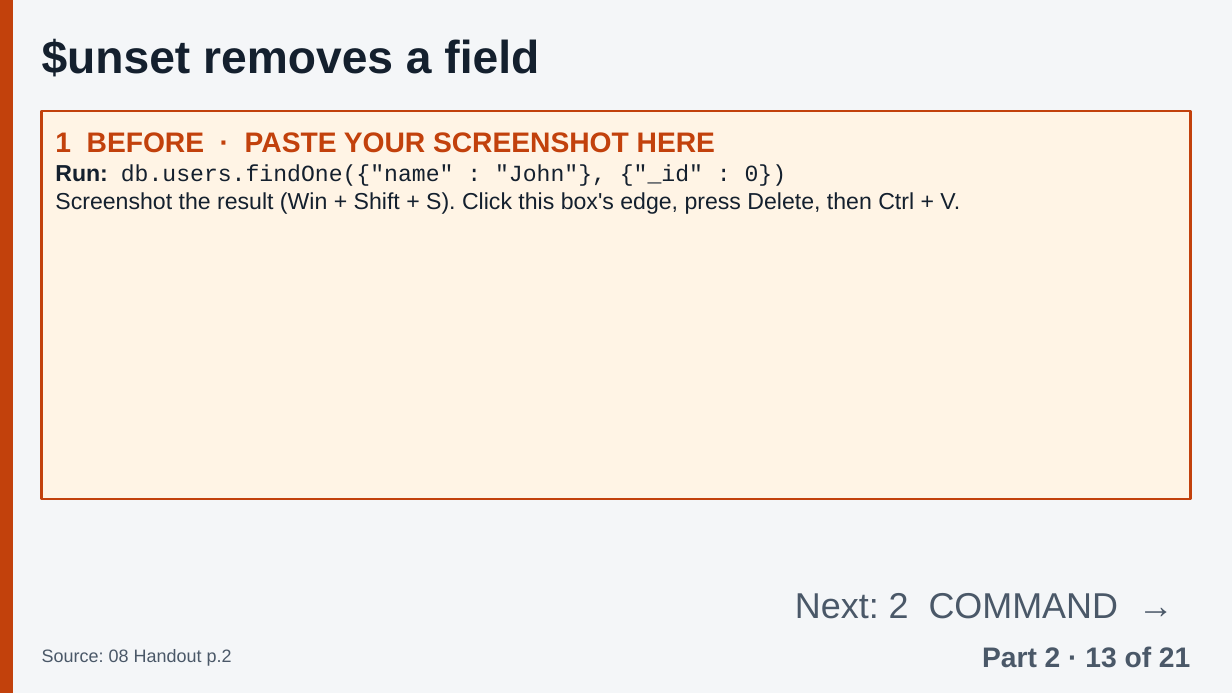
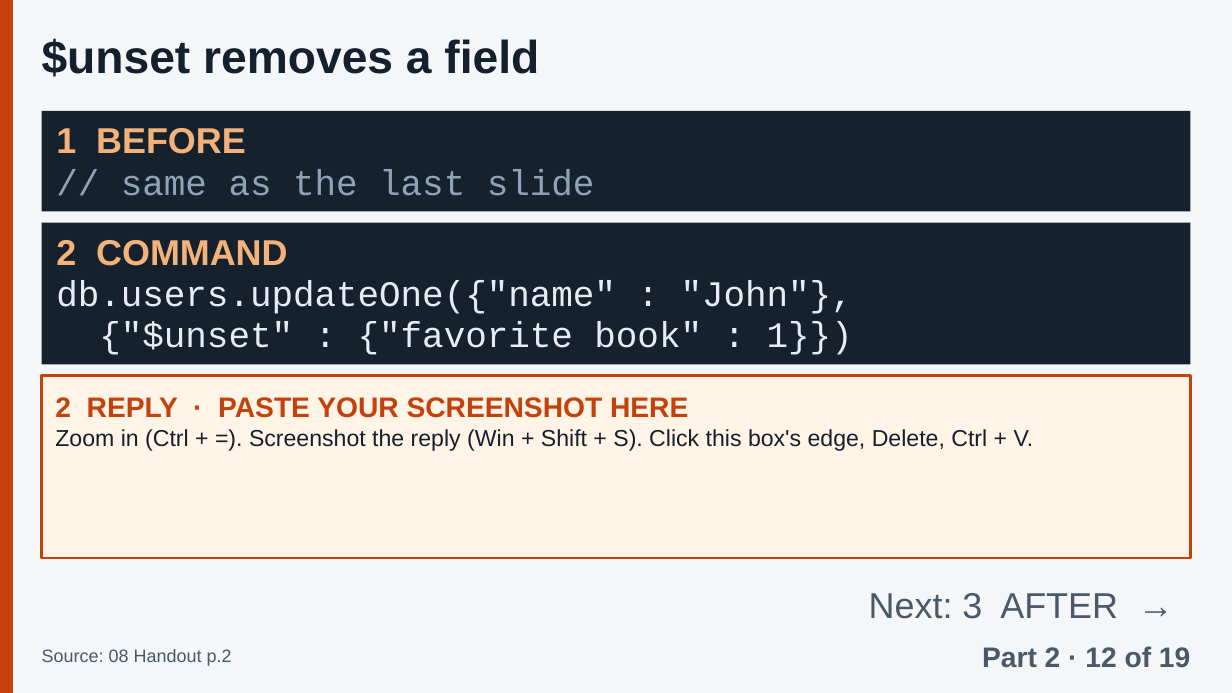
Before and after one commit to Tiredicey/ADBS, a slide deck: slide 31 of 02_GROUP_DECK/ADBS_GROUP_DECK.pptx. Drawn at 1232x693 pixels with LibreOffice and Linux fonts; fonts in the diff are those of the drawing. Boxes give left, top, right and bottom in pixels: in the first picture for what was removed or moved away, otherwise in the second. Text is boxed around its words. In the diff, an @@ line names an element or a change of style, - is before the commit and + after.

Commit message:
Cover the full topic list: restore collections/documents slide, 'inserting elements in an array', embedded data vs references; Parts 4-6 scripts to ~2 min; Section 3.1A on title; skip repeated BEFORE boxes; zoom-in tip for screenshots

```diff
--- a/02_GROUP_DECK/ADBS_GROUP_DECK.pptx
+++ b/02_GROUP_DECK/ADBS_GROUP_DECK.pptx
@@ rectangle added at box(42, 111, 1190, 212), fill #16212E @@
@@ text added at box(56, 128, 595, 196), 28 pt, text #8FA3B8 @@
+1 BEFORE
+// same as the last slide
@@ rectangle added at box(42, 223, 1190, 364), fill #16212E @@
@@ text added at box(56, 240, 853, 355), 28 pt, text #E6ECF2 @@
+2 COMMAND
+db.users.updateOne({"name" : "John"},
+{"$unset" : {"favorite book" : 1}})
@@ rectangle "2 REPLY · PASTE YOUR ...": place and size @@
-rectangle "2 REPLY · PASTE YOUR ..." at box(42, 111, 1190, 499)
+rectangle "2 REPLY · PASTE YOUR ..." at box(42, 375, 1190, 558)
@@ text in rectangle at box(55, 397, 1034, 451): text changed @@
-1 BEFORE · PASTE YOUR SCREENSHOT HERE
-Run: db.users.findOne({"name" : "John"}, {"_id" : 0})
-Screenshot the result (Win + Shift + S). Click this box's edge, press Delete, then Ctrl + V.
+2 REPLY · PASTE YOUR SCREENSHOT HERE
+Zoom in (Ctrl + =). Screenshot the reply (Win + Shift + S). Click this box's edge, Delete, Ctrl + V.
@@ text at box(869, 593, 1118, 619): text changed @@
-Next: 2 COMMAND →
+Next: 3 AFTER →
@@ text at box(982, 646, 1190, 668): text changed @@
-Part 2 · 13 of 21
+Part 2 · 12 of 19
```
Also in this commit, not shown: 63 other slides changed, 2 slides added, 2 slides removed, 4 other files.
